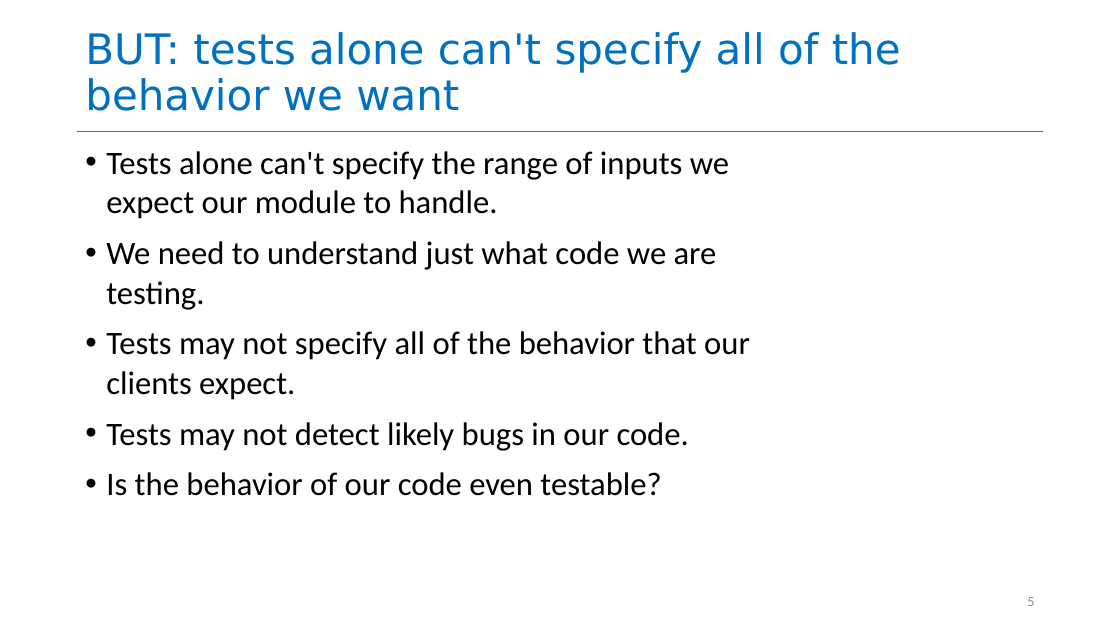
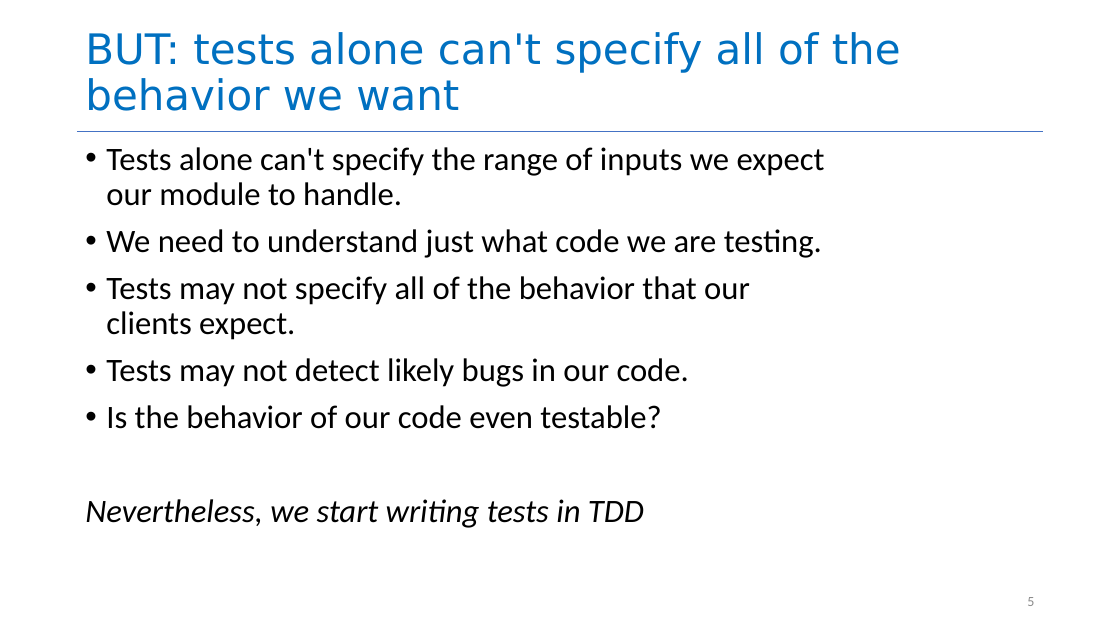
Before and after one commit to neu-se/CS4530-Fall-2026, a slide deck: slide 5 of Slides/Module 03 Unit Testing.pptx. Drawn at 1120x630 pixels with LibreOffice and Linux fonts; fonts in the diff are those of the drawing. Boxes give left, top, right and bottom in pixels: in the first picture for what was removed or moved away, otherwise in the second. Text is boxed around its words. In the diff, an @@ line names an element or a change of style, - is before the commit and + after.

Commit message:
tweaked a couple of slides, fixed font size

```diff
--- a/Slides/Module 03 Unit Testing.pptx
+++ b/Slides/Module 03 Unit Testing.pptx
@@ text at box(106, 147, 825, 429): line spacing 1 to 0.9 @@
@@ text at box(85, 499, 644, 528): paragraph added @@
+Nevertheless, we start writing tests in TDD
```
Also in this commit, not shown: 7 other slides changed, 1 other file.
